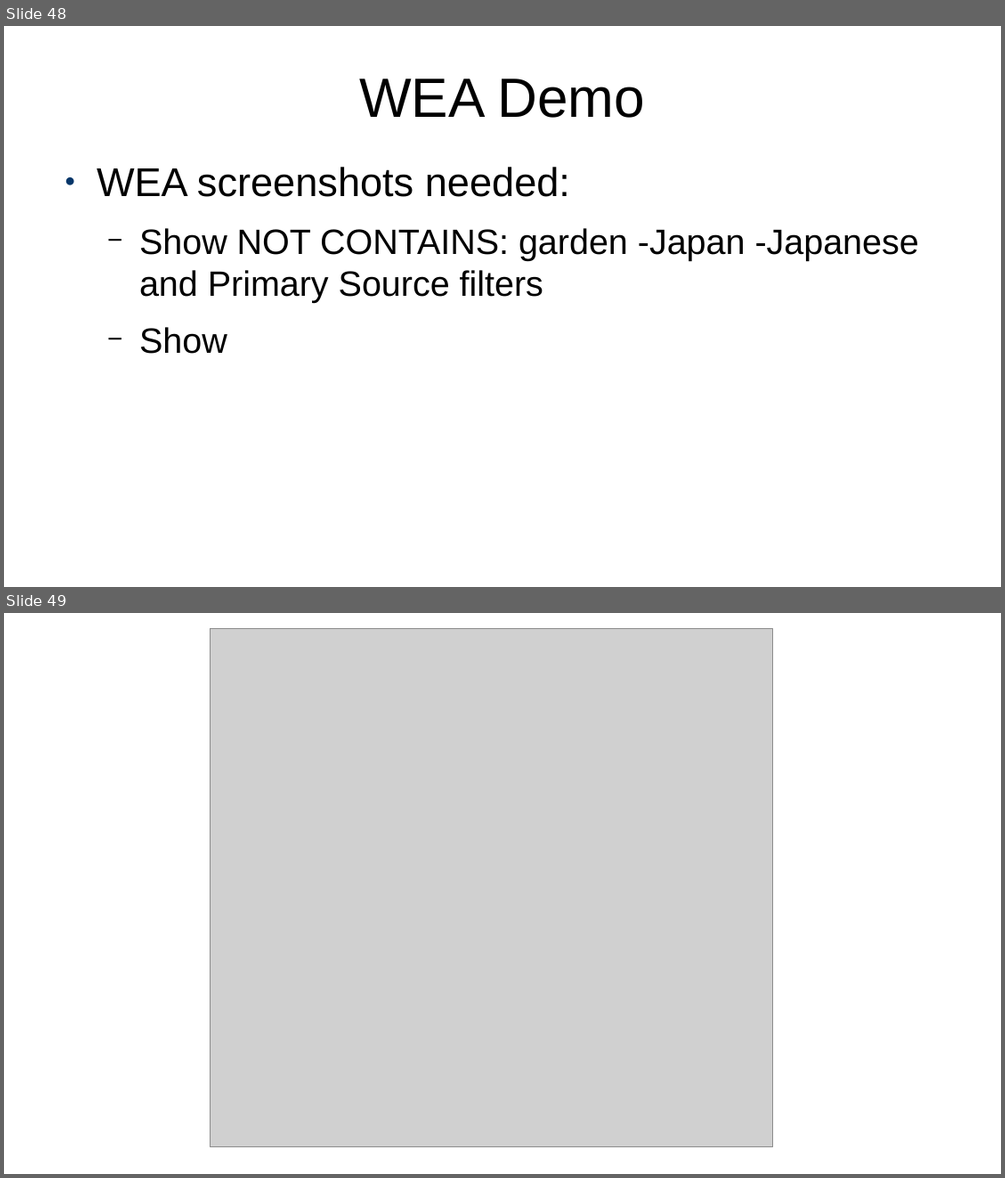
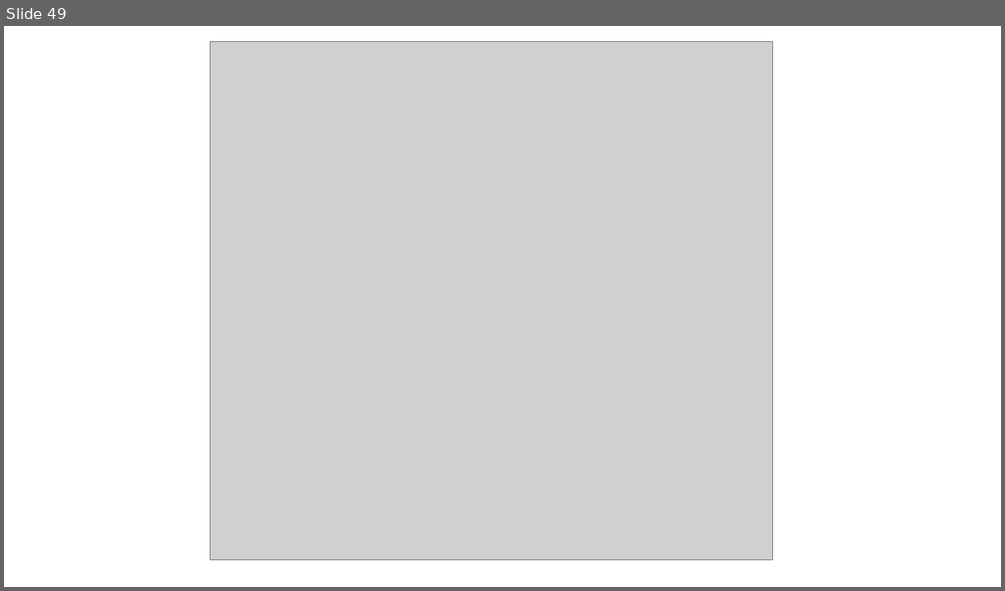
Before and after one commit to projectEndings/Endings, a slide deck: presentations/ubc2020/nineProjects.odp. Shown one above the other, each under a label of ours: slides 48 and 49 before the commit, slide 49 after it. The pictures are 1005x1178 and 1005x591 pixels, drawn with LibreOffice and Linux fonts; fonts in the diff are those of the drawing; grey boxes stand for pictures. Boxes give left, top, right and bottom in pixels: in the first picture for what was removed or moved away, otherwise in the second. Text is boxed around its words. In the diff, an @@ line names an element or a change of style, - is before the commit and + after.

```diff
--- a/presentations/ubc2020/nineProjects.odp
+++ b/presentations/ubc2020/nineProjects.odp
@@ slide 48 removed at (x1=4, y1=26, x2=1001, y2=587), background #FFFFFF @@
@@ title removed at (x1=359, y1=79, x2=645, y2=118) @@
-WEA Demo
@@ text removed at (x1=97, y1=167, x2=919, y2=354) @@
-● WEA screenshots needed:
-  − Show NOT CONTAINS: garden -Japan -Japanese and Primary Source filters
-  − Show
```
Also in this commit, not shown: 2 slides added, 1 other slide removed.
